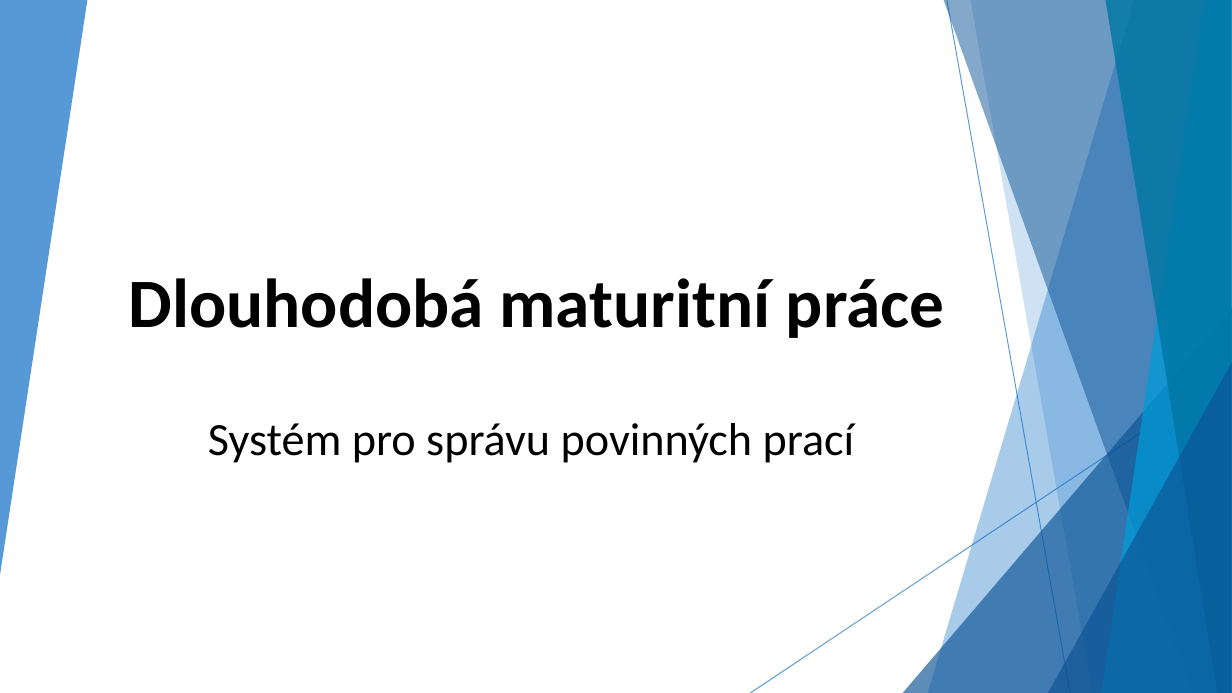
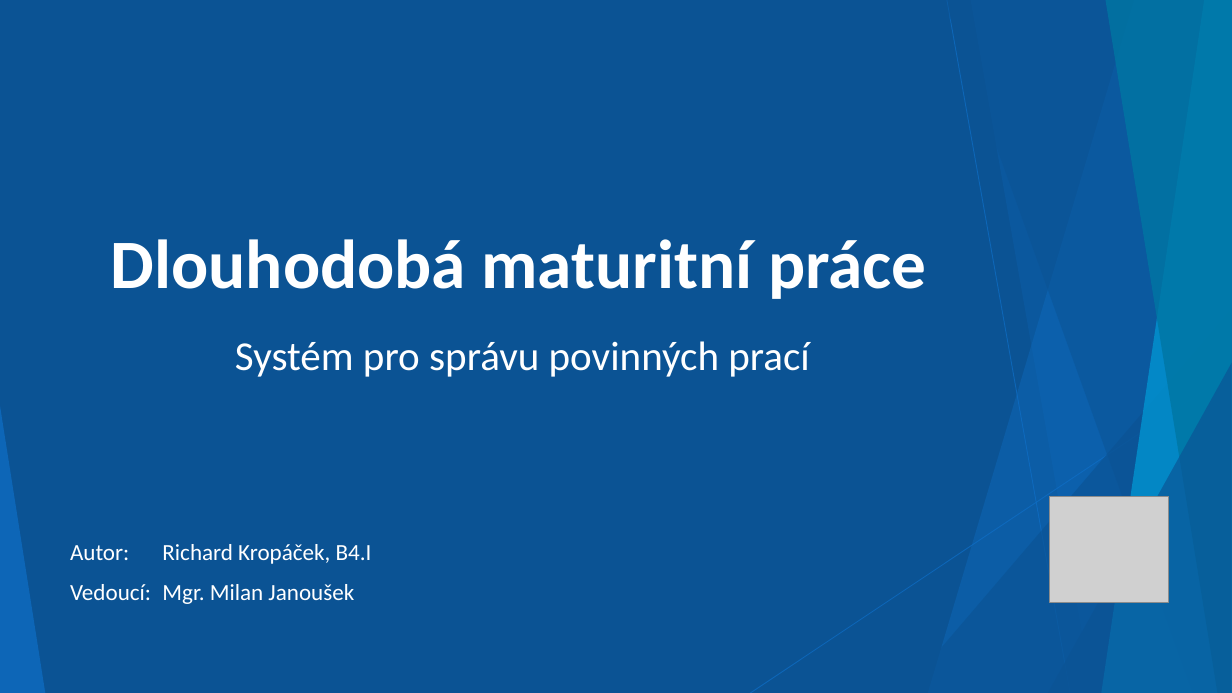
Before and after one commit to Kropi11/Maturitni-zkouska, a slide deck: slide 1 of Dlouhodoba maturitni prace/DMP-prezentace.pptx. Drawn at 1232x693 pixels with LibreOffice and Linux fonts; fonts in the diff are those of the drawing; grey boxes stand for pictures. Boxes give left, top, right and bottom in pixels: in the first picture for what was removed or moved away, otherwise in the second. Text is boxed around its words. In the diff, an @@ line names an element or a change of style, - is before the commit and + after.

```diff
--- a/Dlouhodoba maturitni prace/DMP-prezentace.pptx
+++ b/Dlouhodoba maturitni prace/DMP-prezentace.pptx
@@ background #FFFFFF to #0F6FC6 @@
@@ rectangle added at [0, 0, 1232, 693], fill #0B5394 @@
@@ title "Dlouhodobá maturitní práce": place and size @@
-title "Dlouhodobá maturitní práce" at [129, 278, 944, 338]
+title "Dlouhodobá maturitní práce" at [111, 239, 926, 299]
@@ title "Dlouhodobá maturitní práce" at [111, 239, 926, 299]: text colour #000000 to #FFFFFF; line spacing 1 to 0.9 @@
@@ subtitle "Systém pro správu povinných prací": place and size @@
-subtitle "Systém pro správu povinných prací" at [208, 423, 855, 463]
+subtitle "Systém pro správu povinných prací" at [235, 341, 809, 377]
@@ subtitle "Systém pro správu povinných prací" at [235, 341, 809, 377]: size 36 to 32 pt, text colour #000000 to #FFFFFF @@
@@ group added at [0, 0, 1232, 693]: 5 freeform shapes, 3 triangles, 2 lines @@
@@ picture added at [1050, 496, 1169, 603] @@
@@ text added at [70, 544, 372, 604], 18 pt, text #FFFFFF @@
+Autor: Richard Kropáček, B4.I
+Vedoucí: Mgr. Milan Janoušek
```
Also in this commit, not shown: 10 slides added, 2 other files.
